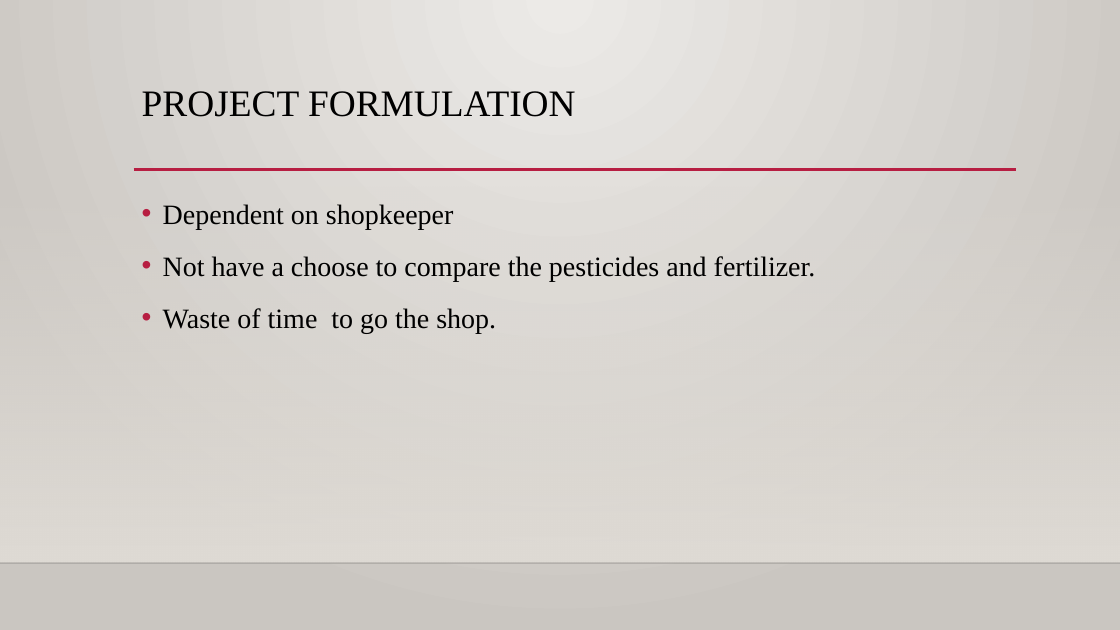
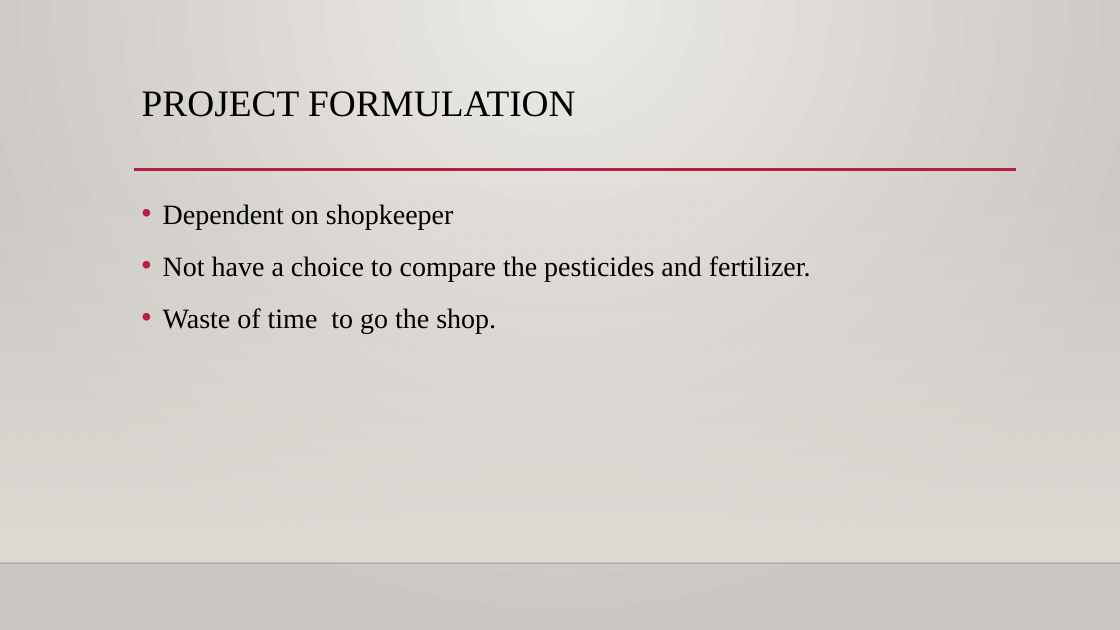
Before and after one commit to dhanrajyadav2000dj/new-, a slide deck: slide 5 of kishan.pptx. Drawn at 1120x630 pixels with LibreOffice and Linux fonts; fonts in the diff are those of the drawing; background and template pictures are left out. Boxes give left, top, right and bottom in pixels: in the first picture for what was removed or moved away, otherwise in the second. Text is boxed around its words. In the diff, an @@ line names an element or a change of style, - is before the commit and + after.

```diff
--- a/kishan.pptx
+++ b/kishan.pptx
@@ text at <box>163,256,811,281</box>: text changed @@
-• Not have a choose to compare the pesticides and fertilizer.
+• Not have a choice to compare the pesticides and fertilizer.
```
Also in this commit, not shown: 8 other slides changed, 6 other files.
